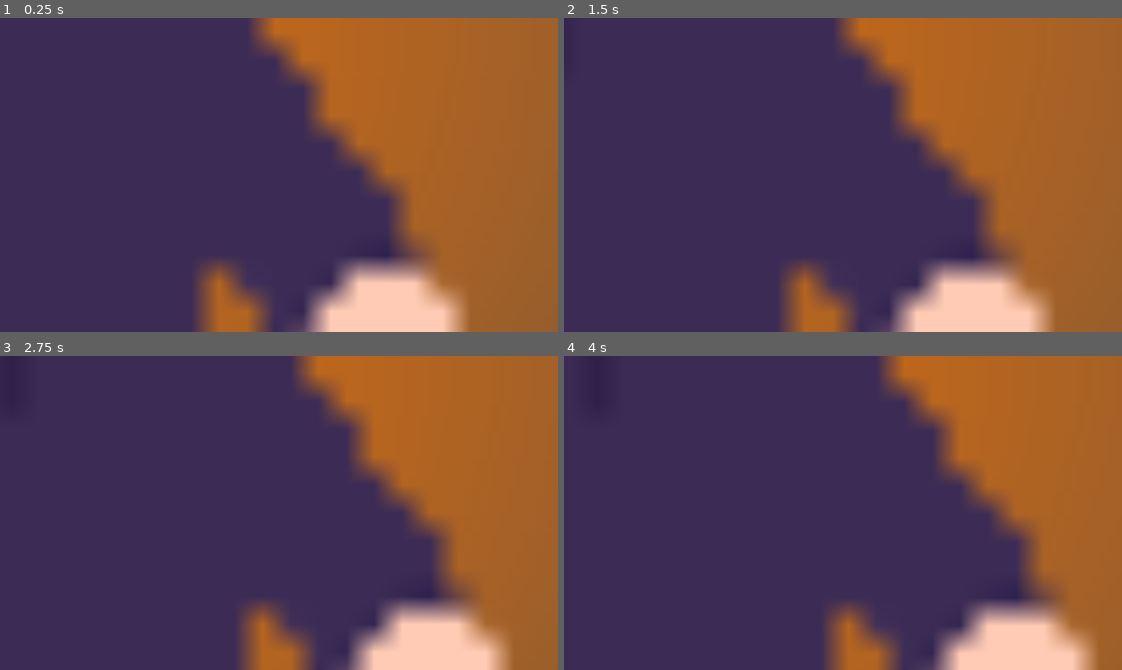
Above: before the commit, frames 1-4 (two rows, left to right).
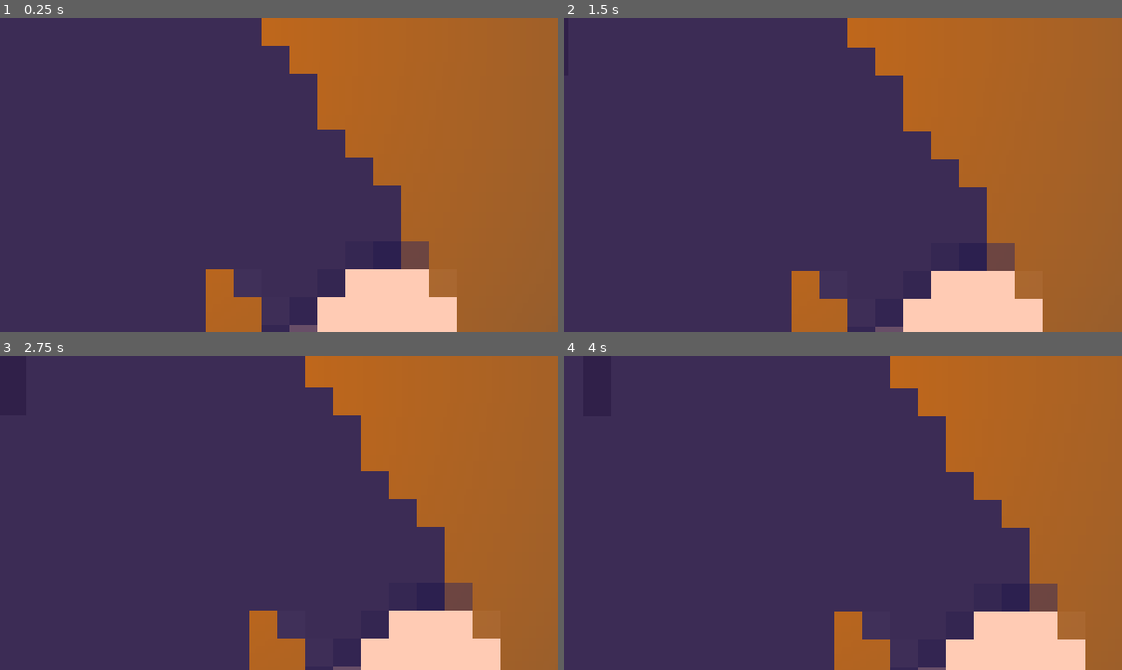
Above: after the commit, the same moments.

Repository: Isaac-SOL/ScaleShmup
Game: Godot game, scene res://objects/animals/human_2.tscn
Two runs of this game, one before a commit and one after it. Both use one fixed random seed, a clock stepped at 60 frames per second and the inputs below. This scene is started directly instead of the project's main scene.
Inputs (mouse positions are in pixels of both pictures, inside the frame that each line leads up to):
- Up to frame 1 (0.25 s): no input
- Up to frame 2 (1.5 s): tap Enter at 0.5 s; move the mouse to (965, 159) at 0.52 s; press the mouse at (965, 159) at 0.53 s; hold D (right) 0.53-1.28 s; move the mouse to (731, 190) at 1.27 s; release the mouse at (731, 190) at 1.28 s; hold S (down) from 1.28 s (still down); click (731, 190) at 1.35 s
- Up to frame 3 (2.75 s): move the mouse to (334, 443) at 2.02 s; release S (down) at 2.03 s; press the mouse at (334, 443) at 2.03 s; hold D (right) from 2.03 s (still down)
- Up to frame 4 (4 s): move the mouse to (815, 575) at 2.77 s; release D (right) at 2.78 s; release the mouse at (815, 575) at 2.78 s; hold W (up) 2.78-3.53 s; click (815, 575) at 2.85 s; move the mouse to (1010, 560) at 3.52 s; press the mouse at (1010, 560) at 3.53 s; hold A (left) from 3.53 s (still down)

The runs differ from the first frame. In frame 1, 7.1% of the frame differs, in the area x 35-84%, y 0-100%; in frame 2, 7.0%; in frame 3, 7.0%; in frame 4, 6.9%.
Error in both runs: Invalid access to property or key 'global_position' on a base object of type 'Nil'. (res://scripts/element.gd:98)

Commit message:
Fix images texture to nearest

Diff:
--- a/objects/animals/human_2.tscn
+++ b/objects/animals/human_2.tscn
@@ -15,6 +15,7 @@
 scale = Vector2(66.49, 66.49)
 
 [node name="Sprite2D" parent="." index="1"]
+texture_filter = 1
 position = Vector2(-73, 48)
 scale = Vector2(32, 32)
 texture = ExtResource("2_qmx3p")
--- a/objects/cells/cell_1.tscn
+++ b/objects/cells/cell_1.tscn
@@ -8,6 +8,7 @@
 height = 208.038
 
 [node name="cell_1" instance=ExtResource("1_x15vk")]
+texture_filter = 1
 size = 16
 hp = 128
 
--- a/objects/cells/cell_10.tscn
+++ b/objects/cells/cell_10.tscn
@@ -14,6 +14,7 @@
 scale = Vector2(12.41, 12.41)
 
 [node name="Sprite2D" parent="." index="1"]
+texture_filter = 1
 position = Vector2(2, 7)
 scale = Vector2(14.5, 14.5)
 texture = ExtResource("2_2mxmh")
--- a/objects/cells/cell_11.tscn
+++ b/objects/cells/cell_11.tscn
@@ -15,6 +15,7 @@
 scale = Vector2(13.675, 13.675)
 
 [node name="Sprite2D" parent="." index="1"]
+texture_filter = 1
 scale = Vector2(12.5, 12.5)
 texture = ExtResource("2_6wkm4")
 
--- a/objects/cells/cell_2.tscn
+++ b/objects/cells/cell_2.tscn
@@ -8,6 +8,7 @@
 height = 179.841
 
 [node name="cell_2" instance=ExtResource("1_hhk04")]
+texture_filter = 1
 size = 16
 hp = 128
 
--- a/objects/cells/cell_3.tscn
+++ b/objects/cells/cell_3.tscn
@@ -7,6 +7,7 @@
 radius = 149.121
 
 [node name="cell_3" instance=ExtResource("1_p2pvj")]
+texture_filter = 1
 size = 24
 hp = 200
 
--- a/objects/cells/cell_4.tscn
+++ b/objects/cells/cell_4.tscn
@@ -8,10 +8,11 @@
 height = 241.997
 
 [sub_resource type="CapsuleShape2D" id="CapsuleShape2D_t48t6"]
-radius = 53.0332
+radius = 53.033
 height = 106.066
 
 [node name="cell_4" instance=ExtResource("1_dmi53")]
+texture_filter = 1
 size = 24
 hp = 200
 
--- a/objects/cells/cell_5.tscn
+++ b/objects/cells/cell_5.tscn
@@ -8,6 +8,7 @@
 height = 307.996
 
 [node name="cell_5" instance=ExtResource("1_ha0na")]
+texture_filter = 1
 size = 24
 hp = 200
 
--- a/objects/cells/cell_6.tscn
+++ b/objects/cells/cell_6.tscn
@@ -8,6 +8,7 @@
 height = 293.127
 
 [node name="cell_6" instance=ExtResource("1_7u4ka")]
+texture_filter = 1
 size = 24
 hp = 200
 
--- a/objects/cells/cell_7.tscn
+++ b/objects/cells/cell_7.tscn
@@ -7,6 +7,7 @@
 radius = 153.209
 
 [node name="cell_7" instance=ExtResource("1_1l81t")]
+texture_filter = 1
 size = 32
 hp = 250
 
--- a/objects/cells/cell_8.tscn
+++ b/objects/cells/cell_8.tscn
@@ -8,6 +8,7 @@
 height = 349.517
 
 [node name="cell_8" instance=ExtResource("1_huklv")]
+texture_filter = 1
 size = 32
 
 [node name="Shadow" parent="." index="0"]
--- a/objects/cells/cell_9.tscn
+++ b/objects/cells/cell_9.tscn
@@ -7,6 +7,7 @@
 radius = 184.003
 
 [node name="cell_9" instance=ExtResource("1_t1uao")]
+texture_filter = 1
 size = 38
 hp = 275
 
--- a/objects/elements/atom_1.tscn
+++ b/objects/elements/atom_1.tscn
@@ -32,6 +32,7 @@
 texture = SubResource("GradientTexture2D_naak6")
 
 [node name="Sprite2D" type="Sprite2D" parent="."]
+texture_filter = 1
 position = Vector2(-2, 0)
 texture = ExtResource("2_o4gdr")
 
--- a/scripts/player.gd
+++ b/scripts/player.gd
@@ -40,6 +40,7 @@
 		while next_fire <= 0:
 			next_fire += fire_rate
 			shoot()
+
 
 func shoot():
 	var shoot_position: Vector2 = get_global_mouse_position()
